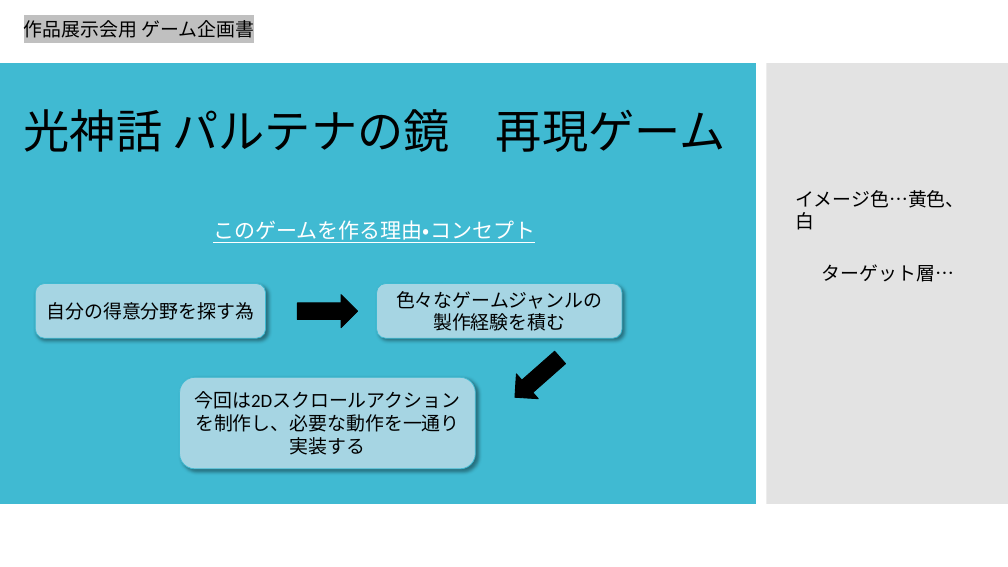
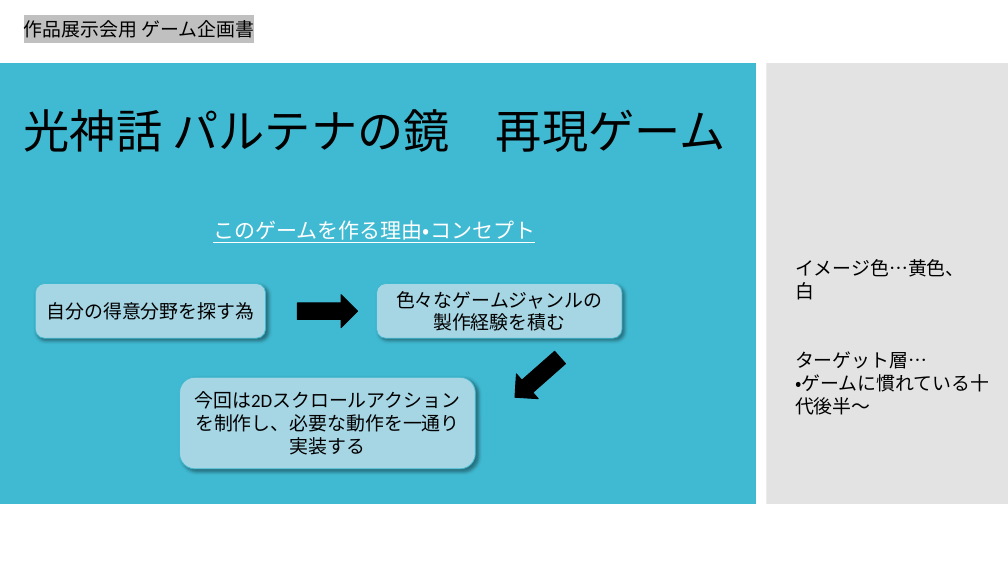
Before and after one commit to kakisawa/PalutenaGame, a slide deck: slide 1 of 作品展示会用.pptx. Drawn at 1008x567 pixels with LibreOffice and Linux fonts; fonts in the diff are those of the drawing. Boxes give left, top, right and bottom in pixels: in the first picture for what was removed or moved away, otherwise in the second. Text is boxed around its words. In the diff, an @@ line names an element or a change of style, - is before the commit and + after.

```diff
--- a/作品展示会用.pptx
+++ b/作品展示会用.pptx
@@ text "イメージ色…黄色、白": place and size @@
-text "イメージ色…黄色、白" at (795, 190, 965, 230)
+text "イメージ色…黄色、白" at (795, 259, 965, 300)
@@ text "ターゲット層…": place and size @@
-text "ターゲット層…" at (822, 264, 954, 282)
+text "ターゲット層…" at (795, 351, 989, 415)
@@ text at (795, 374, 989, 415): paragraph added @@
+・ゲームに慣れている十代後半～
```
Also in this commit, not shown: 4 other slides changed, 2 other files.
